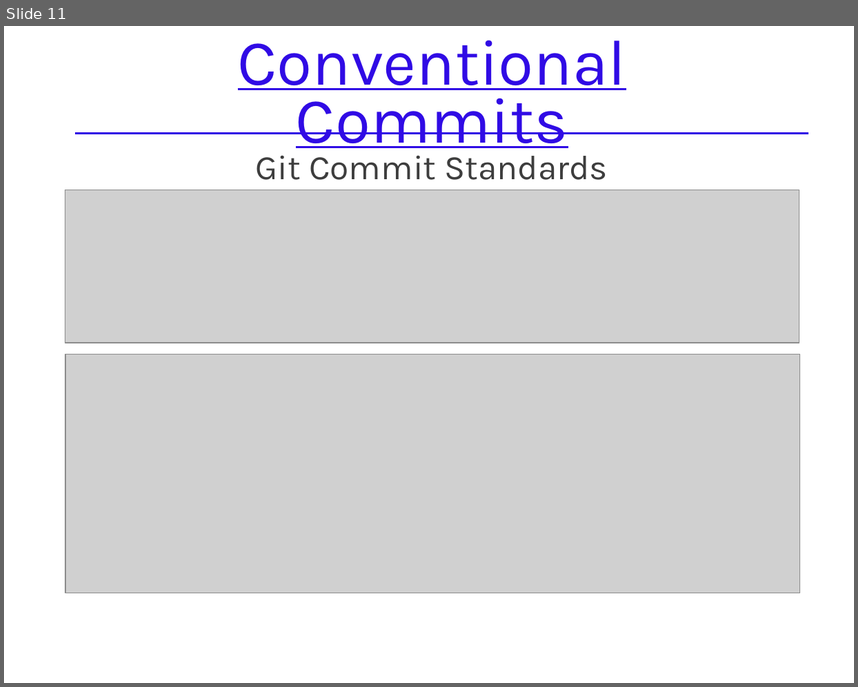
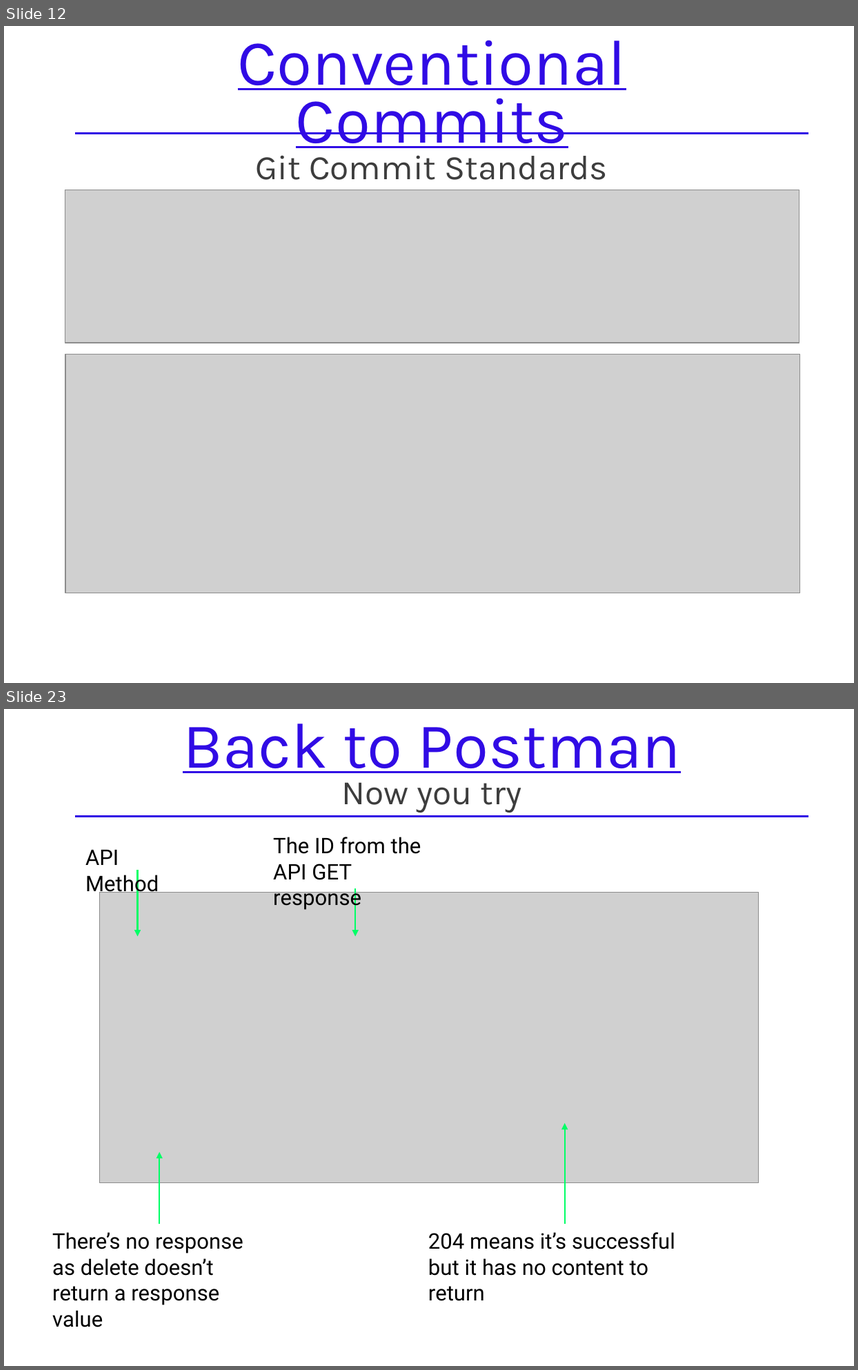
Before and after one commit to Atsukio/REST-API-Workshop, a slide deck: docs/REST API Workshop.pptx. Shown one above the other, each under a label of ours: slide 11 before the commit, slides 12 and 23 after it; the slides between them are not shown. The pictures are 858x687 and 858x1370 pixels, drawn with LibreOffice and Linux fonts; fonts in the diff are those of the drawing; grey boxes stand for pictures. Boxes give left, top, right and bottom in pixels: in the first picture for what was removed or moved away, otherwise in the second. Text is boxed around its words. In the diff, an @@ line names an element or a change of style, - is before the commit and + after.

```diff
--- a/docs/REST API Workshop.pptx
+++ b/docs/REST API Workshop.pptx
@@ slide 23 added at [4, 709, 854, 1366], background #FFFFFF @@
@@ text added at [183, 723, 681, 812], 60 pt, text #300BE5, underline @@
+Back to Postman
+Now you try
@@ line added from (75, 817) to (809, 817), #300BE5 2 pt @@
@@ text added at [85, 850, 159, 897], 20.1 pt, text #000000 @@
+API Method
@@ text added at [273, 837, 421, 910], 20.1 pt, text #000000 @@
+The ID from the API GET response
@@ arrow added from (138, 870) to (138, 936), #00FF66 1.5 pt @@
@@ picture added at [100, 892, 758, 1183] @@
@@ arrow added from (356, 888) to (356, 936), #00FF66 1.5 pt @@
@@ arrow added from (565, 1224) to (565, 1123), #00FF66 1.5 pt @@
@@ arrow added from (159, 1224) to (159, 1152), #00FF66 1.5 pt @@
@@ text added at [52, 1232, 243, 1305], 20.1 pt, text #000000 @@
+There’s no response
+as delete doesn’t
+return a response value
@@ text added at [428, 1232, 675, 1275], 20.1 pt, text #000000 @@
+204 means it’s successful
+but it has no content to return
@@ what was slide 11 is now slide 12 @@
```
Also in this commit, not shown: 1 slide changed, 12 other slides added.
